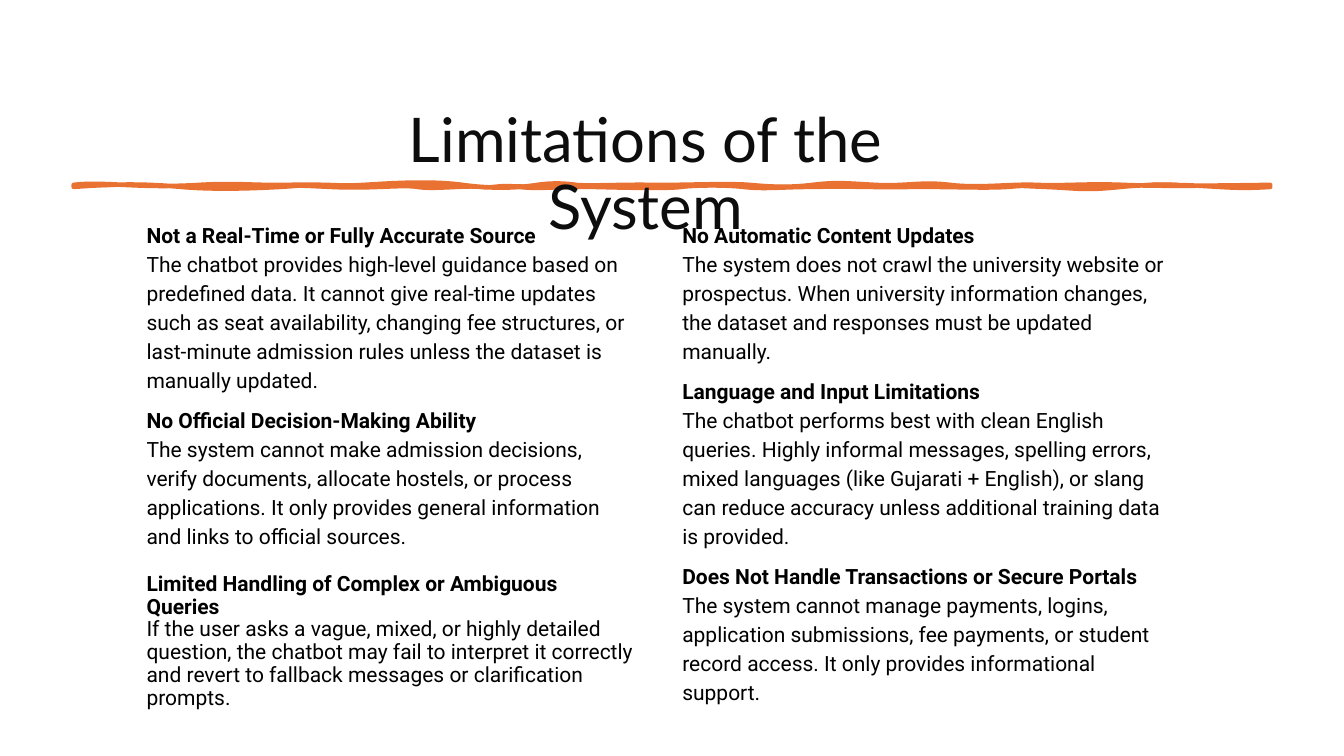
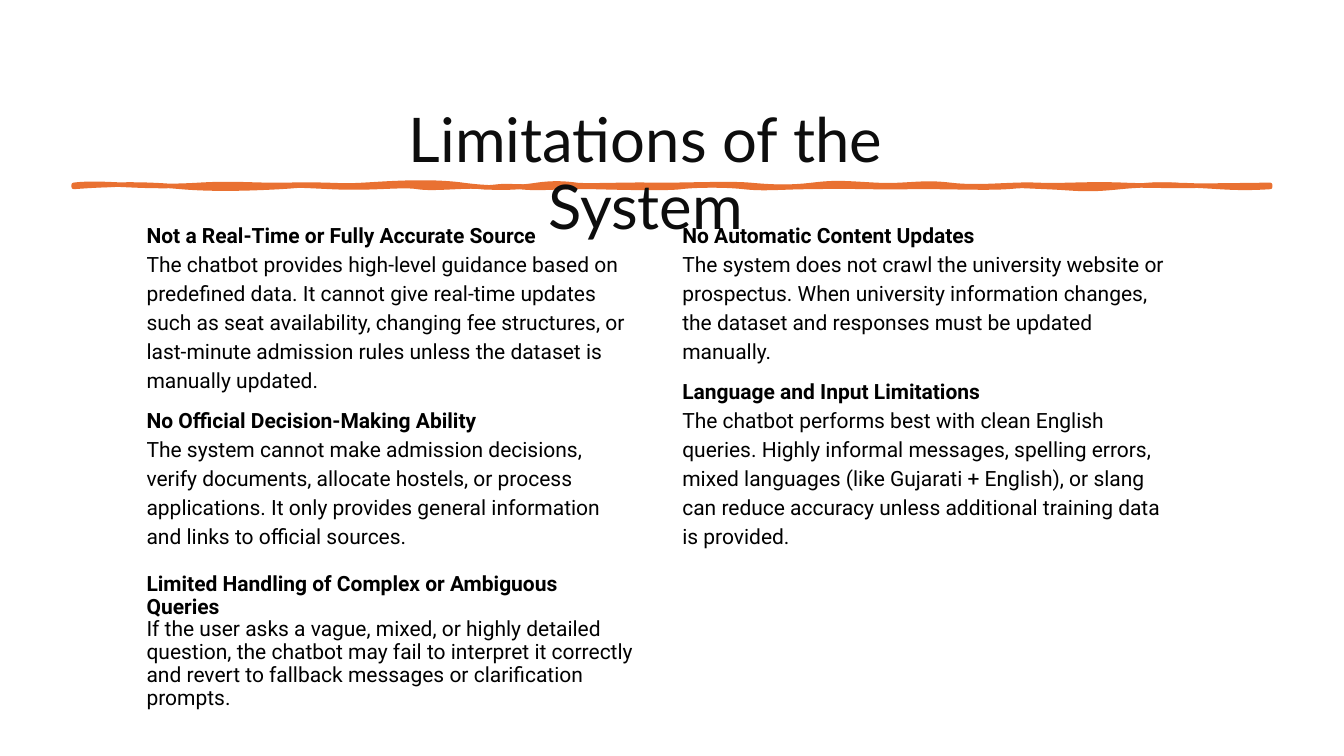
Before and after one commit to SonaniAkshit/university-chatbot-web, a slide deck: slide 37 of University_Chatbot Documentations/Gujarat Vidyapith Chatbot with Design.pptx. Drawn at 1344x756 pixels with LibreOffice and Linux fonts; fonts in the diff are those of the drawing. Boxes give left, top, right and bottom in pixels: in the first picture for what was removed or moved away, otherwise in the second. Text is boxed around its words. In the diff, an @@ line names an element or a change of style, - is before the commit and + after.

Commit message:
update ppt

```diff
--- a/University_Chatbot Documentations/Gujarat Vidyapith Chatbot with Design.pptx
+++ b/University_Chatbot Documentations/Gujarat Vidyapith Chatbot with Design.pptx
@@ text at [682, 568, 1150, 705]: paragraph removed @@
-Does Not Handle Transactions or Secure Portals
-The system cannot manage payments, logins, application submissions, fee payments, or student record access. It only provides informational support.
```
